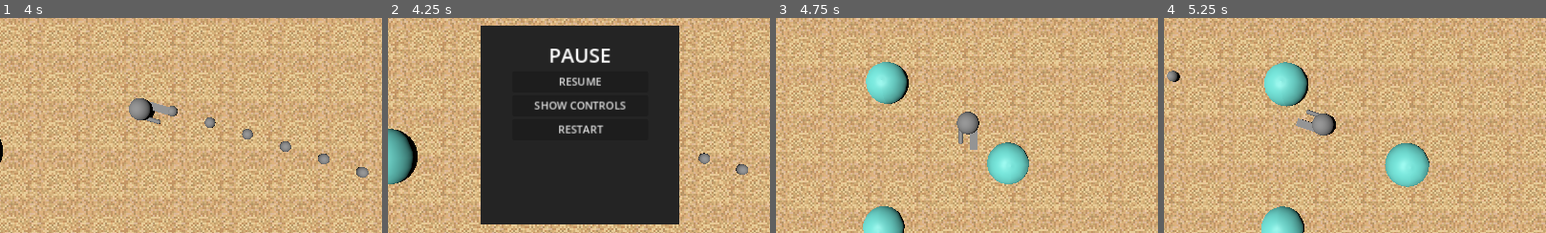
Above: before the commit, frames 1-4 (left to right).
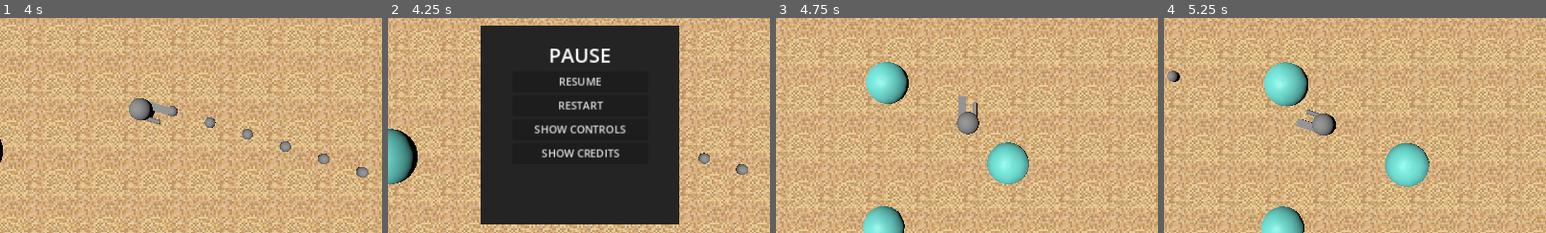
Above: after the commit, the same moments.

Repository: BlackBarman/GGJ_2025
Game: Godot game, scene res://Levels/level.tscn
The game is run twice, just before and just after one commit, with the same random seed, the same clock (stepped at 60 frames per second) and the same inputs.
Inputs (mouse positions are % of the whole screen's width and height, from its top left):
- Up to frame 1 (4 s): tap Enter (ui_accept) at 0.5, 0.77, 1.52, 3.02, 3.77 s; move the mouse to (72, 45) at 0.52 s; press the mouse at (72, 45) at 0.53 s; hold Right (ui_right) 0.53-1.28 s; move the mouse to (30, 55) at 1.27 s; release the mouse at (30, 55) at 1.28 s; hold Down (ui_down) 1.28-2.03 s; click (30, 55) at 1.35 s; move the mouse to (60, 28) at 2.02 s; press the mouse at (60, 28) at 2.03 s; hold Right (ui_right) 2.03-2.78 s; move the mouse to (45, 70) at 2.77 s; release the mouse at (45, 70) at 2.78 s; hold Up (ui_up) 2.78-3.53 s; click (45, 70) at 2.85 s; move the mouse to (80, 65) at 3.52 s; press the mouse at (80, 65) at 3.53 s; hold Left (ui_left) from 3.53 s (still down)
- Up to frame 2 (4.25 s): keep holding Left (ui_left); tap Escape (ui_cancel) at 4.15 s
- Up to frame 3 (4.75 s): release Left (ui_left) at 4.25 s; release the mouse at (80, 65) at 4.25 s; click "RESTART" at 4.25 s
- Up to frame 4 (5.25 s): move the mouse to (20, 35) at 5.02 s; hold Left (ui_left) from 5.03 s (still down); click (20, 35) at 5.1 s
The pictures show only the part of the screen within x 25-75%, y 25-75%; the shares and areas given below are measured in that part.

Frame 1 is identical in both runs. In frame 2, 1.8% of the frame differs, in the area x 38-63%, y 38-65%; in frame 3, 0.5%; in frame 4, nothing differs.

Commit message:
added simple credits screen to pause and game over menu

Diff:
--- a/ggj_2025/Levels/pause_screen.gd
+++ b/ggj_2025/Levels/pause_screen.gd
@@ -5,7 +5,7 @@
 func _ready() -> void:
 	visible = false
 	$"../ControlsExplBackground".visible = false
-
+	$"../Credits".visible = false
 
 # Called every frame. 'delta' is the elapsed time since the previous frame.
 func _process(delta: float) -> void:
@@ -34,3 +34,10 @@
 		$"../ControlsExplBackground".visible = true
 	else:
 		$"../ControlsExplBackground".visible = false
+
+
+func _on_show_credits_button_pressed() -> void:
+	if $"../Credits".visible == false:
+		$"../Credits".visible = true
+	else:
+		$"../Credits".visible = false
--- a/ggj_2025/user_interface.tscn
+++ b/ggj_2025/user_interface.tscn
@@ -157,8 +157,14 @@
 theme_override_styles/focus = SubResource("StyleBoxEmpty_i8tmj")
 text = "TRY AGAIN"
 
+[node name="ShowCreditsButton" type="Button" parent="GameOverScreen/VBoxContainer"]
+layout_mode = 2
+theme_override_styles/focus = SubResource("StyleBoxEmpty_7j6wh")
+text = "SHOW CREDITS"
+
 [node name="PauseScreen" type="ColorRect" parent="."]
 process_mode = 3
+visible = false
 layout_mode = 1
 anchors_preset = 8
 anchor_left = 0.5
@@ -199,14 +205,19 @@
 theme_override_styles/focus = SubResource("StyleBoxEmpty_i8tmj")
 text = "RESUME"
 
+[node name="RestartButton" type="Button" parent="PauseScreen/VBoxContainer"]
+layout_mode = 2
+text = "RESTART"
+
 [node name="ShowControlsButton" type="Button" parent="PauseScreen/VBoxContainer"]
 layout_mode = 2
 theme_override_styles/focus = SubResource("StyleBoxEmpty_7j6wh")
 text = "SHOW CONTROLS"
 
-[node name="RestartButton" type="Button" parent="PauseScreen/VBoxContainer"]
-layout_mode = 2
-text = "RESTART"
+[node name="ShowCreditsButton" type="Button" parent="PauseScreen/VBoxContainer"]
+layout_mode = 2
+theme_override_styles/focus = SubResource("StyleBoxEmpty_7j6wh")
+text = "SHOW CREDITS"
 
 [node name="ControlsExplBackground" type="ColorRect" parent="."]
 layout_mode = 1
@@ -302,7 +313,48 @@
 layout_mode = 2
 theme_override_styles/separator = SubResource("StyleBoxFlat_8m1d8")
 
+[node name="Credits" type="ColorRect" parent="."]
+custom_minimum_size = Vector2(400, 300)
+layout_mode = 1
+anchors_preset = 6
+anchor_left = 1.0
+anchor_top = 0.5
+anchor_right = 1.0
+anchor_bottom = 0.5
+offset_left = -40.0
+offset_top = -20.0
+offset_bottom = 20.0
+grow_horizontal = 0
+grow_vertical = 2
+color = Color(0.141176, 0.141176, 0.141176, 1)
+
+[node name="VBoxContainer" type="VBoxContainer" parent="Credits"]
+offset_right = 302.0
+offset_bottom = 154.0
+
+[node name="Label" type="Label" parent="Credits/VBoxContainer"]
+layout_mode = 2
+theme_override_font_sizes/font_size = 20
+text = "TEAM MEMBERS"
+
+[node name="Label3" type="Label" parent="Credits/VBoxContainer"]
+layout_mode = 2
+theme_override_font_sizes/font_size = 10
+text = "(in alphabetical order)
+"
+
+[node name="Label2" type="Label" parent="Credits/VBoxContainer"]
+layout_mode = 2
+theme_override_font_sizes/font_size = 15
+text = "Riccardo Lusuardi - Game Designer
+Rick Rijkers - Programmer
+Ruben Seij - 3D artist
+Sebastiano Zezza - Game Designer
+"
+
 [connection signal="pressed" from="GameOverScreen/VBoxContainer/TryAgainButton" to="." method="_on_try_again_button_pressed"]
+[connection signal="pressed" from="GameOverScreen/VBoxContainer/ShowCreditsButton" to="PauseScreen" method="_on_show_credits_button_pressed"]
 [connection signal="pressed" from="PauseScreen/VBoxContainer/ResumeButton" to="PauseScreen" method="_on_resume_button_pressed"]
+[connection signal="pressed" from="PauseScreen/VBoxContainer/RestartButton" to="PauseScreen" method="_on_restart_button_pressed"]
 [connection signal="pressed" from="PauseScreen/VBoxContainer/ShowControlsButton" to="PauseScreen" method="_on_show_controls_button_pressed"]
-[connection signal="pressed" from="PauseScreen/VBoxContainer/RestartButton" to="PauseScreen" method="_on_restart_button_pressed"]
+[connection signal="pressed" from="PauseScreen/VBoxContainer/ShowCreditsButton" to="PauseScreen" method="_on_show_credits_button_pressed"]
